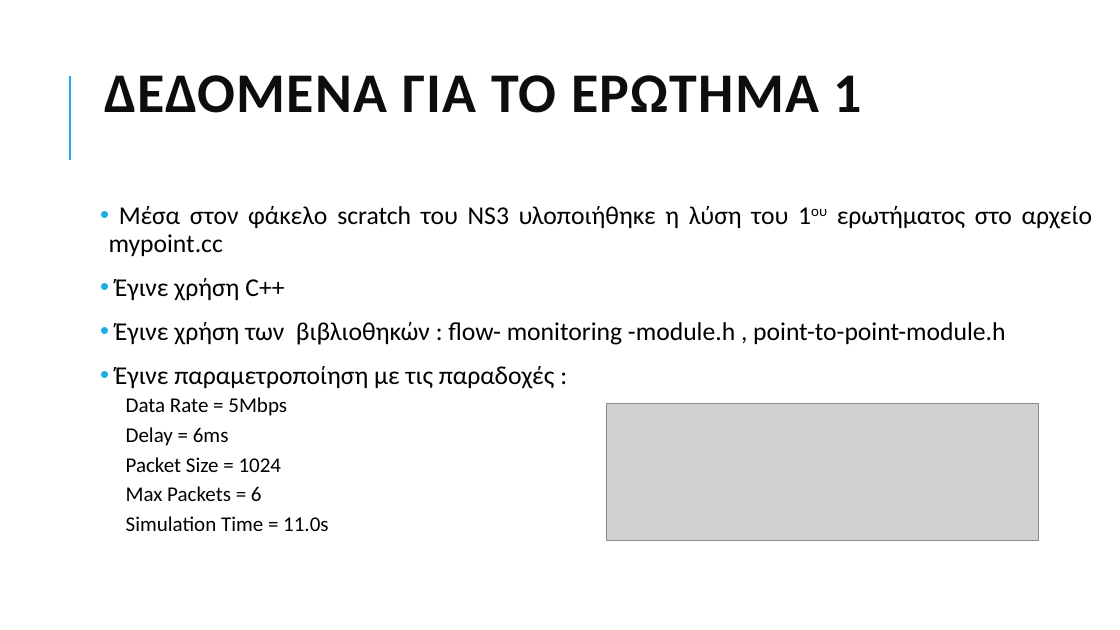
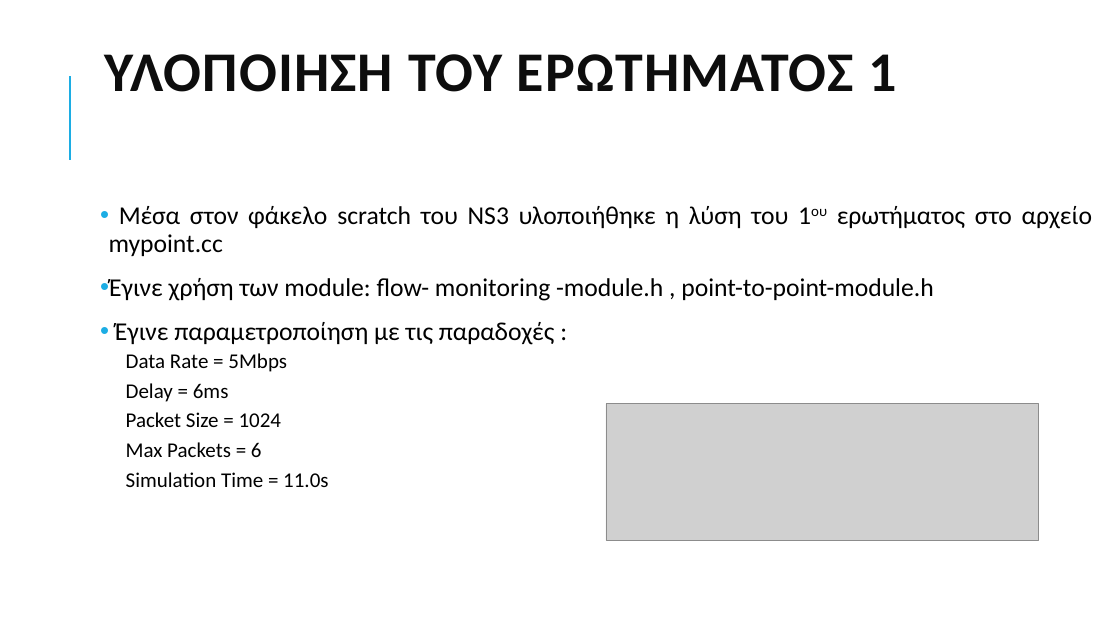
Before and after one commit to grgmyl/Ns3Project, a slide deck: slide 6 of Presentations/Ns-3_presentation_F.pptx. Drawn at 1120x630 pixels with LibreOffice and Linux fonts; fonts in the diff are those of the drawing; grey boxes stand for pictures. Boxes give left, top, right and bottom in pixels: in the first picture for what was removed or moved away, otherwise in the second. Text is boxed around its words. In the diff, an @@ line names an element or a change of style, - is before the commit and + after.

```diff
--- a/Presentations/Ns-3_presentation_F.pptx
+++ b/Presentations/Ns-3_presentation_F.pptx
@@ text at [104, 54, 897, 92]: text changed @@
-ΔΕΔΟΜΕΝΑ ΓΙΑ ΤΟ ΕΡΩΤΗΜΑ 1
+ΥΛΟΠΟΙΗΣΗ ΤΟΥ ΕΡΩΤΗΜΑΤΟΣ 1
@@ text at [109, 278, 933, 301]: text changed @@
-• Έγινε χρήση C++
-• Έγινε χρήση των βιβλιοθηκών : flow- monitoring -module.h , point-to-point-module.h
+• Έγινε χρήση των module: flow- monitoring -module.h , point-to-point-module.h
```
Also in this commit, not shown: 7 other slides changed.
